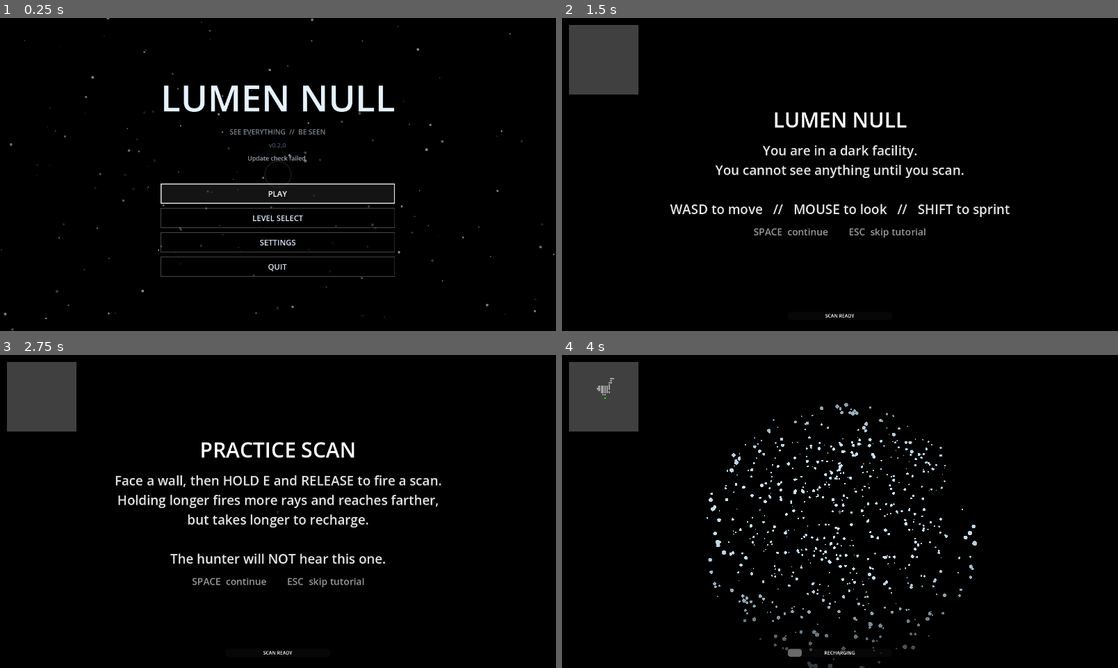
Above: before the commit, frames 1-4 (two rows, left to right).
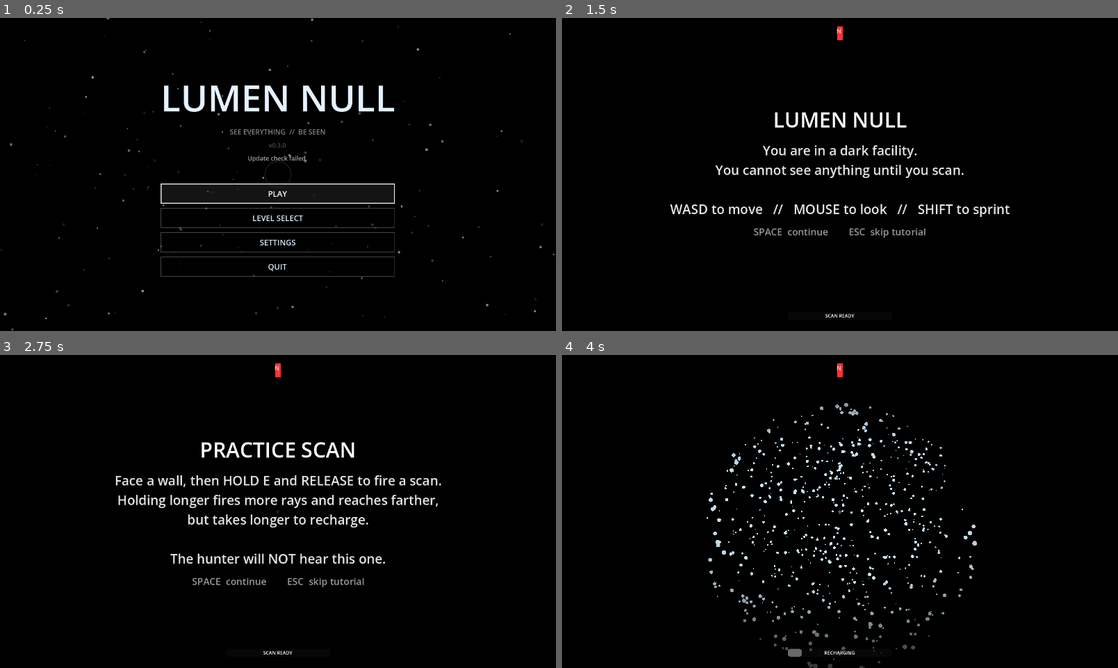
Above: after the commit, the same moments.

Repository: eliasz-git/lumen-null
Game: Godot game, scene res://scenes/title_screen.tscn
Two runs of this game, one before a commit and one after it. Both use one fixed random seed, a clock stepped at 60 frames per second and the inputs below. Sound files missing from this copy of the repository are replaced by a short silence.
Inputs (mouse positions are in pixels of both pictures, inside the frame that each line leads up to):
- Up to frame 1 (0.25 s): no input
- Up to frame 2 (1.5 s): click "PLAY" at 0.5 s; tap Enter at 1.25 s; move the mouse to (867, 174) at 1.27 s; hold W (move_forward) from 1.28 s (still down); hold Shift (sprint) from 1.28 s (still down); tap E (scan) at 1.35 s
- Up to frame 3 (2.75 s): keep holding W (move_forward); tap Space (jump) at 1.52, 2, 2.27 s; move the mouse to (250, 511) at 2.02 s; release Shift (sprint) at 2.03 s; tap Shift (sprint) at 2.1 s; tap E (scan) at 2.3 s
- Up to frame 4 (4 s): keep holding W (move_forward); tap Enter at 2.75 s; move the mouse to (851, 505) at 2.77 s; hold Shift (sprint) 2.78-3.53 s; tap E (scan) at 2.85, 3.8 s; tap Space (jump) at 3.5, 3.77 s; move the mouse to (834, 517) at 3.52 s; tap Shift (sprint) at 3.6 s

The runs differ from the first frame. In frame 1, less than 0.1% of the frame differs, in the area x 50-51%, y 40-42%; in frame 2, 2.8%, in the area x 1-51%, y 2-25%; in frame 3, 2.8%; in frame 4, 2.8%.
Error after the commit: Trying to assign value of type 'ColorRect' to a variable of type 'Sprite2D'. (res://scripts/hud.gd:26)

Commit message:
feat: UI scaling, difficulty rework (easy/normal/hard), minimap + compass, revert sprint-stationary noise

Diff:
--- a/scenes/hud.tscn
+++ b/scenes/hud.tscn
@@ -207,3 +207,40 @@
 offset_top = 4.0
 offset_right = 4.0
 offset_bottom = 4.0
+
+[node name="Compass" type="Control" parent="Control"]
+visible = false
+layout_mode = 0
+anchor_left = 0.5
+anchor_top = 0.0
+offset_left = -80.0
+offset_top = 16.0
+custom_minimum_size = Vector2(160, 40)
+
+[node name="CompassRing" type="TextureRect" parent="Control/Compass"]
+layout_mode = 3
+anchors_preset = 15
+expand_mode = 2
+stretch_mode = 2
+custom_minimum_size = Vector2(160, 40)
+color = Color(1, 1, 1, 0.25)
+
+[node name="Needle" type="ColorRect" parent="Control/Compass"]
+layout_mode = 0
+anchor_left = 0.5
+anchor_top = 0.5
+offset_left = -6.0
+offset_top = -16.0
+custom_minimum_size = Vector2(12, 32)
+color = Color(1, 0.2, 0.2, 1)
+
+[node name="CompassN" type="Label" parent="Control/Compass"]
+layout_mode = 0
+anchor_left = 0.5
+anchor_top = 0.0
+offset_left = -8.0
+offset_top = 4.0
+text = "N"
+theme_override_colors/font_color = Color(1, 1, 1, 0.8)
+theme_override_font_sizes/font_size = 14
+horizontal_alignment = 1
--- a/scripts/game_settings.gd
+++ b/scripts/game_settings.gd
@@ -5,7 +5,8 @@
 var master_volume := 0.8
 var fullscreen := false
 var scan_key := KEY_E          # remappable scan key (default E)
-var difficulty := "normal"     # "normal" = minimap + standard, "hardcore" = no help
+var difficulty := "normal"     # "easy" = minimap + compass, "normal" = compass, "hard" = nothing
+var ui_scale := 1.0            # UI size multiplier (1.0 default, 1.5 bigger)
 var cleared_levels := []       # level indices the player has cleared at least once
 var best_times := {}           # level index -> seconds
 var unlocked_levels := 1
@@ -48,6 +49,11 @@
 	_save()
 
 
+func set_ui_scale(value: float) -> void:
+	ui_scale = clampf(value, 0.75, 2.0)
+	_save()
+
+
 func mark_cleared(level: int) -> void:
 	if not cleared_levels.has(level):
 		cleared_levels.append(level)
@@ -78,6 +84,7 @@
 	fullscreen = bool(config.get_value("comfort", "fullscreen", fullscreen))
 	scan_key = int(config.get_value("comfort", "scan_key", scan_key))
 	difficulty = config.get_value("comfort", "difficulty", difficulty)
+	ui_scale = float(config.get_value("comfort", "ui_scale", ui_scale))
 	cleared_levels = config.get_value("records", "cleared_levels", [])
 	unlocked_levels = int(config.get_value("records", "unlocked_levels", unlocked_levels))
 	if config.has_section("records"):
@@ -98,6 +105,7 @@
 	config.set_value("comfort", "fullscreen", fullscreen)
 	config.set_value("comfort", "scan_key", scan_key)
 	config.set_value("comfort", "difficulty", difficulty)
+	config.set_value("comfort", "ui_scale", ui_scale)
 	config.set_value("records", "cleared_levels", cleared_levels)
 	config.set_value("records", "unlocked_levels", unlocked_levels)
 	for level in best_times:
--- a/scripts/game_state.gd
+++ b/scripts/game_state.gd
@@ -24,7 +24,7 @@
 var has_noise_item := false # player is carrying a noise distraction item
 var key_required := false   # level requires the key before the exit opens
 var doors: Array = []       # door instances awaiting the key
-var difficulty := "normal"  # "normal" = minimap + standard, "hardcore" = no help
+var difficulty := "normal"  # "easy" = minimap + compass, "normal" = compass, "hard" = nothing
 var cleared_levels := []    # level indices cleared at least once (unlocks difficulty selector)
 
 @onready var _player: Node3D
--- a/scripts/hud.gd
+++ b/scripts/hud.gd
@@ -22,8 +22,11 @@
 @onready var tooltip_text: Label = $Control/Tooltip/TooltipBox/TooltipText
 @onready var tooltip_hint: Label = $Control/Tooltip/TooltipBox/TooltipHint
 @onready var minimap: Control = $Control/Minimap
+@onready var compass: Control = $Control/Compass
+@onready var compass_needle: Sprite2D = $Control/Compass/Needle
 
 var tooltip_shown_at := 0
+var ui_scale := 1.0
 var menu: VBoxContainer
 var pause_open := false
 var can_go_next := false
@@ -44,12 +47,20 @@
 	game.player_died.connect(_on_player_died)
 	game.player_won.connect(_on_player_won)
 	_setup_minimap()
+	_apply_ui_scale()
+
+
+func _apply_ui_scale() -> void:
+	ui_scale = clampf(float(settings.get("ui_scale")), 0.75, 2.0)
+	# Scale the whole HUD canvas
+	set_scale(Vector2(ui_scale, ui_scale))
 
 
 func _process(_delta: float) -> void:
 	if overlay.visible or tooltip.visible:
 		return
 	_draw_minimap()
+	_draw_compass()
 	if game.charge >= 0.0:
 		meter.max_value = 1.0
 		meter.value = game.charge
@@ -191,10 +202,11 @@
 
 func _setup_minimap() -> void:
 	var scanner := get_tree().get_first_node_in_group("scanner")
-	var show := scanner != null and scanner.is_cell_scanned != null
-	# Minimap only on Normal difficulty
-	show = show and game.difficulty != "hardcore"
-	minimap.visible = show
+	var has_scanner := scanner != null and scanner.is_cell_scanned != null
+	# Minimap only on Easy difficulty
+	minimap.visible = has_scanner and game.difficulty == "easy"
+	# Compass on Easy and Normal
+	compass.visible = game.difficulty == "easy" or game.difficulty == "normal"
 
 
 func _draw_minimap() -> void:
@@ -231,3 +243,14 @@
 	pl.color = Color(0, 1, 0, 1)
 	contents.add_child(pl)
 	pl.position = Vector2(80.0 - cell_size * 0.5, 80.0 - cell_size * 0.5)
+
+
+func _draw_compass() -> void:
+	if not compass.visible:
+		return
+	var player: Node3D = game._player
+	if player == null:
+		return
+	var yaw := -player.rotation.y
+	var needle_rot := yaw + PI / 2.0
+	compass_needle.rotation = needle_rot
--- a/scripts/level_builder.gd
+++ b/scripts/level_builder.gd
@@ -40,14 +40,14 @@
 	game.cooldown_total = scan_cooldown
 	var cam: Camera3D = player.get_node("Head/Camera3D")
 	var dot_lifetime: float = float(def["dot_lifetime"])
-	if game.difficulty == "hardcore":
-		dot_lifetime *= 0.75   # dots fade faster in hardcore
+	if game.difficulty == "hard":
+		dot_lifetime *= 0.75   # dots fade faster on hard
 	cam.dot_lifetime = dot_lifetime
 	cam.material.set_shader_parameter("lifetime", dot_lifetime)
 
 	var hunt_speed := float(def["hunter_speed"])
-	if game.difficulty == "hardcore":
-		hunt_speed *= 1.25   # hunters move faster in hardcore
+	if game.difficulty == "hard":
+		hunt_speed *= 1.25   # hunters move faster on hard
 
 	for h in def["hunters"]:
 		var hunter: CharacterBody3D = HUNTER.instantiate()
--- a/scripts/player.gd
+++ b/scripts/player.gd
@@ -29,7 +29,6 @@
 var scan_key: int = KEY_E
 var joy_scan_button: int = 2
 var has_noise_item := false
-var is_sprinting := false
 var ping_sound: AudioStreamPlayer
 var death_sound: AudioStreamPlayer
 var pulse_charge_sound: AudioStreamPlayer
@@ -140,11 +139,9 @@
 	input_dir = input_dir.clamp(Vector2(-1, -1), Vector2(1, 1))
 	var direction := (transform.basis * Vector3(input_dir.x, 0, input_dir.y)).normalized()
 	if direction:
-		is_sprinting = Input.is_action_pressed("sprint")
-		velocity.x = direction.x * (sprint_speed if is_sprinting else move_speed)
-		velocity.z = direction.z * (sprint_speed if is_sprinting else move_speed)
+		velocity.x = direction.x * (sprint_speed if Input.is_action_pressed("sprint") else move_speed)
+		velocity.z = direction.z * (sprint_speed if Input.is_action_pressed("sprint") else move_speed)
 	else:
-		is_sprinting = Input.is_action_pressed("sprint")
 		velocity.x = move_toward(velocity.x, 0, 6.0)
 		velocity.z = move_toward(velocity.z, 0, 6.0)
 
@@ -161,8 +158,7 @@
 
 
 func is_noisy() -> bool:
-	# Sprinting is loud even when standing still.
-	return is_on_floor() and (is_sprinting or Vector2(velocity.x, velocity.z).length() > move_speed + 0.5)
+	return is_on_floor() and Vector2(velocity.x, velocity.z).length() > move_speed + 0.5
 
 
 func _footsteps(delta: float) -> void:
--- a/scripts/title_screen.gd
+++ b/scripts/title_screen.gd
@@ -4,7 +4,7 @@
 const LevelData := preload("res://scripts/level_data.gd")
 const UITheme := preload("res://scripts/ui_theme.gd")
 const MUSIC_DB := -9.0
-const VERSION := "v0.2.0"
+const VERSION := "v0.3.0"
 
 var settings: Node
 var game: Node
@@ -233,6 +233,17 @@
 	full.toggled.connect(func(v): settings.call("set_fullscreen", v))
 	settings_box.add_child(full)
 
+	settings_box.add_child(_label("DIFFICULTY"))
+	var diff_btn := Button.new()
+	diff_btn.text = "DIFFICULTY  //  %s" % String(settings.get("difficulty")).to_upper()
+	diff_btn.pressed.connect(func(): _toggle_difficulty(diff_btn))
+	settings_box.add_child(diff_btn)
+
+	settings_box.add_child(_label("UI SCALE"))
+	var uiscale := _slider(0.75, 2.0, 0.25, float(settings.get("ui_scale")))
+	uiscale.value_changed.connect(func(v): settings.call("set_ui_scale", v))
+	settings_box.add_child(uiscale)
+
 	_button(settings_box, "BACK", func(): _show(main_box))
 
 
@@ -242,6 +253,17 @@
 	settings_box.add_child(_label("SCAN KEY"))
 	scan_btn = _button(settings_box, "SCAN KEY  //  %s" % _key_name(int(settings.get("scan_key"))), func(): _begin_scan_remap(scan_btn))
 	scan_btn.pressed.connect(func(): _begin_scan_remap(scan_btn))
+
+
+func _toggle_difficulty(btn: Button) -> void:
+	var cur := String(settings.get("difficulty"))
+	var next := "easy"
+	if cur == "easy":
+		next = "normal"
+	elif cur == "normal":
+		next = "hard"
+	settings.call("set_difficulty", next)
+	btn.text = "DIFFICULTY  //  %s" % next.to_upper()
 
 
 func _key_name(key: int) -> String:
@@ -321,14 +343,18 @@
 	title.add_theme_font_size_override("font_size", 40)
 	title.horizontal_alignment = HORIZONTAL_ALIGNMENT_CENTER
 	_difficulty_box.add_child(title)
+	var easy := Button.new()
+	easy.text = "EASY  //  minimap + compass"
+	easy.pressed.connect(func(): _confirm_difficulty("easy"))
+	_difficulty_box.add_child(easy)
 	var normal := Button.new()
-	normal.text = "NORMAL  //  minimap + standard hunters"
+	normal.text = "NORMAL  //  compass only"
 	normal.pressed.connect(func(): _confirm_difficulty("normal"))
 	_difficulty_box.add_child(normal)
-	var hardcore := Button.new()
-	hardcore.text = "HARDCORE  //  no minimap, tougher hunters"
-	hardcore.pressed.connect(func(): _confirm_difficulty("hardcore"))
-	_difficulty_box.add_child(hardcore)
+	var hard := Button.new()
+	hard.text = "HARD  //  no minimap, no compass, tougher hunters"
+	hard.pressed.connect(func(): _confirm_difficulty("hard"))
+	_difficulty_box.add_child(hard)
 	center.add_child(_difficulty_box)
 	get_node("Control/Overlay").visible = true
 	Input.set_mouse_mode(Input.MOUSE_MODE_VISIBLE)
